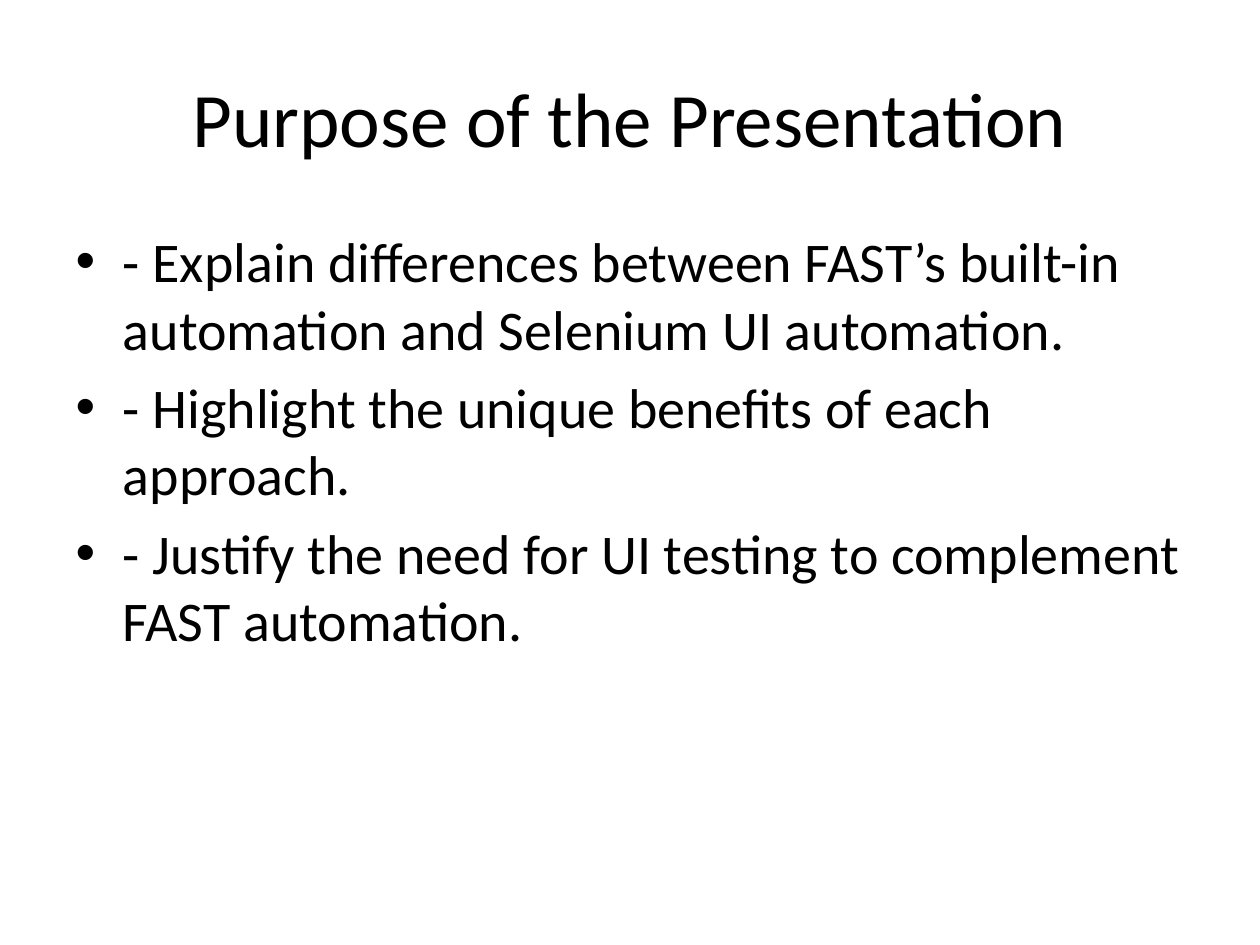
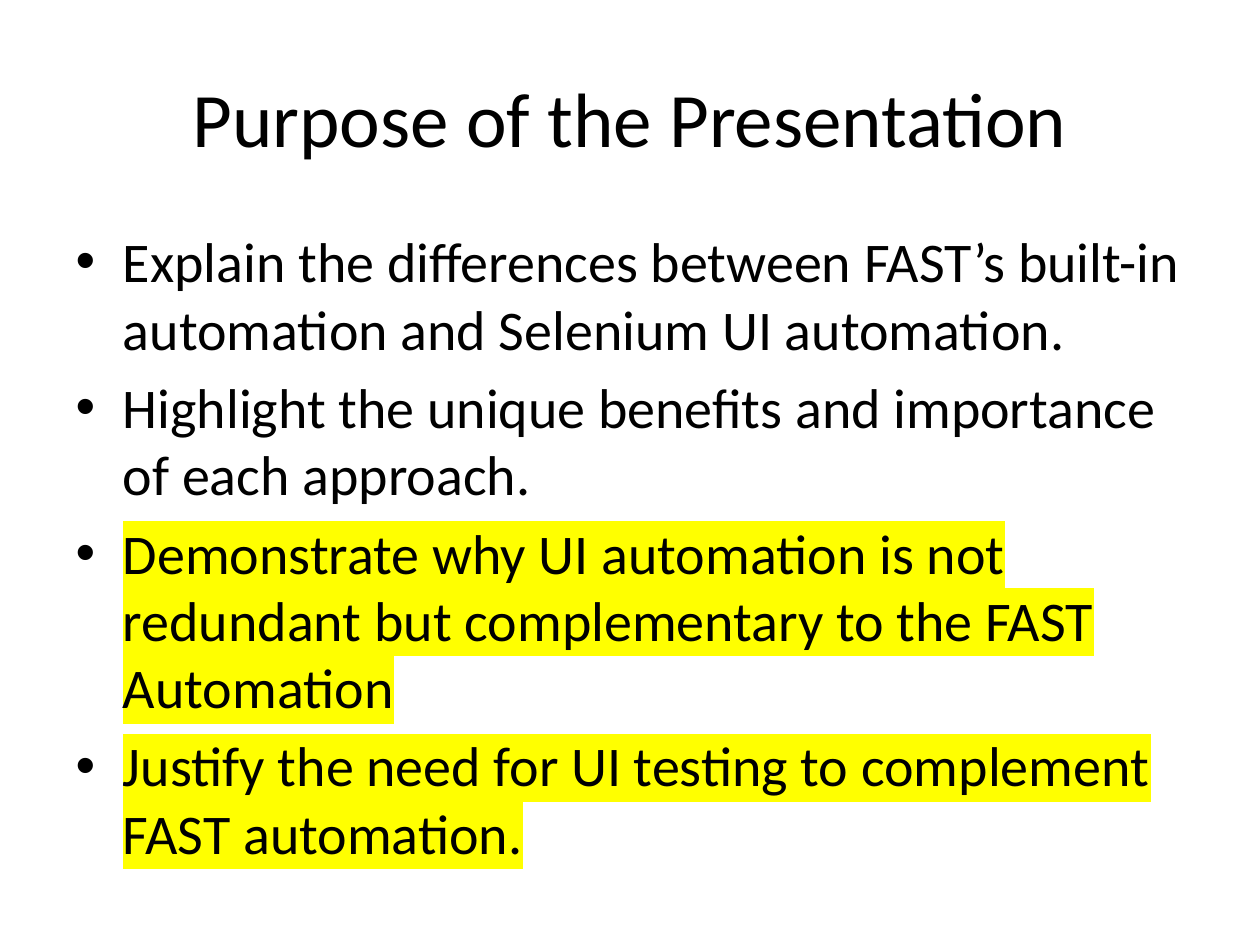
Before and after one commit to leelasan/Automation, a slide deck: slide 3 of Selenium_vs_FAST_Automation.pptx. Drawn at 1260x945 pixels with LibreOffice and Linux fonts; fonts in the diff are those of the drawing. Boxes give left, top, right and bottom in pixels: in the first picture for what was removed or moved away, otherwise in the second. Text is boxed around its words. In the diff, an @@ line names an element or a change of style, - is before the commit and + after.

```diff
--- a/Selenium_vs_FAST_Automation.pptx
+++ b/Selenium_vs_FAST_Automation.pptx
@@ text at (x1=123, y1=242, x2=1179, y2=855): text changed @@
-• - Explain differences between FAST’s built-in automation and Selenium UI automation.
-• - Highlight the unique benefits of each approach.
-• - Justify the need for UI testing to complement FAST automation.
+• Explain the differences between FAST’s built-in automation and Selenium UI automation.
+• Highlight the unique benefits and importance of each approach.
+• Demonstrate why UI automation is not redundant but complementary to the FAST Automation
+• Justify the need for UI testing to complement FAST automation.
```
Also in this commit, not shown: 8 other slides changed, 2 slides added, 2 other files.
